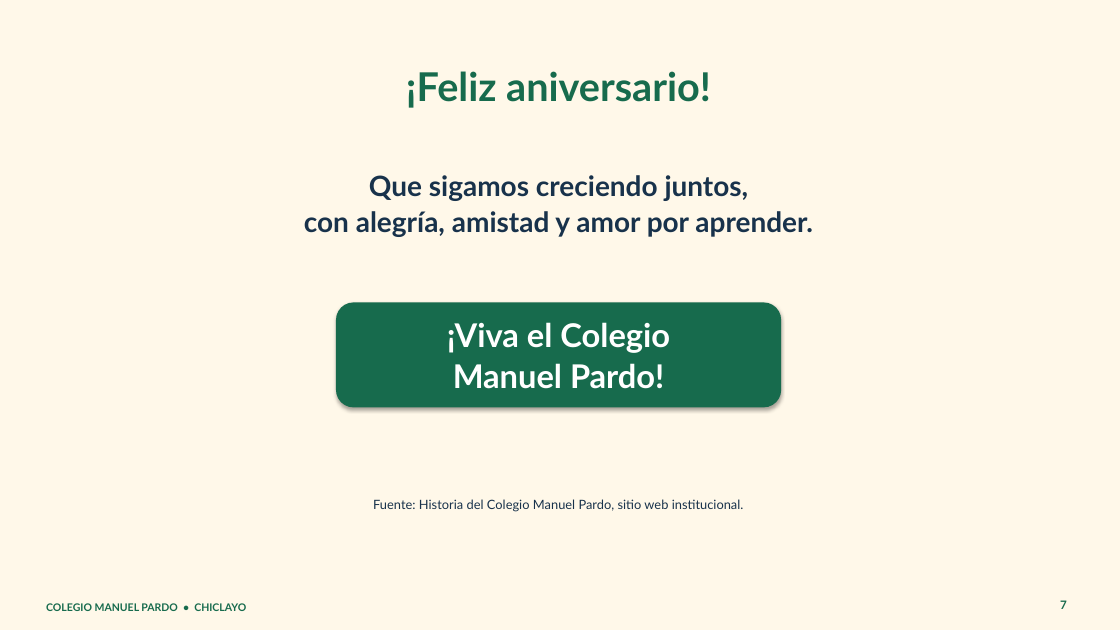
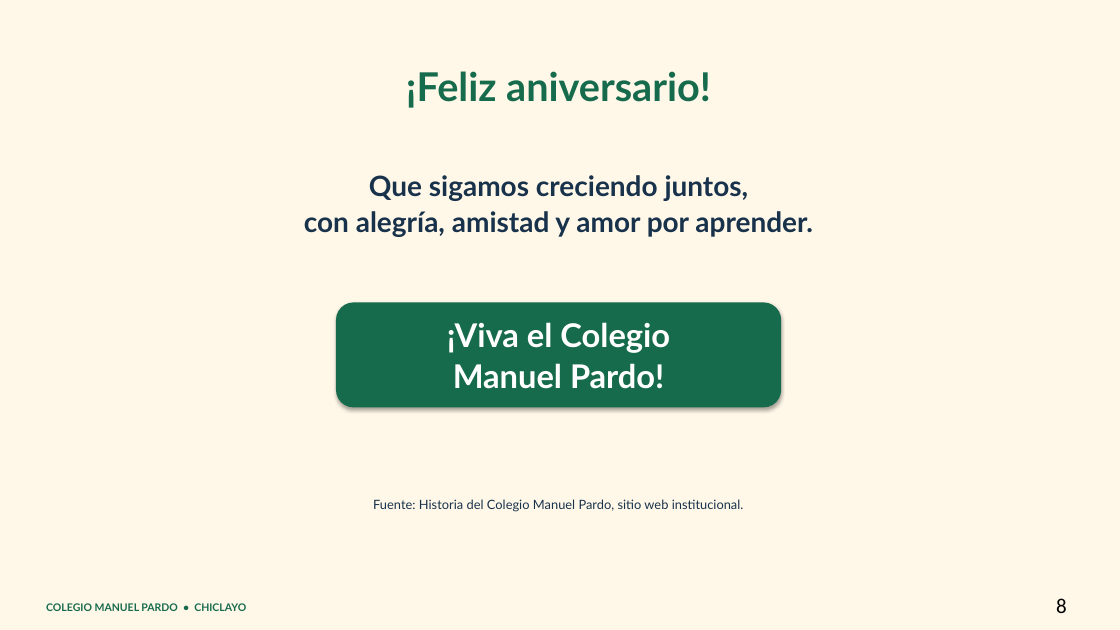
Before and after one commit to jdiazvil/ppt-aniversario-manuel-pardo, a slide deck: slide 8 of aniversario_colegio_manuel_pardo.pptx (slide 7 before the commit). Drawn at 1120x630 pixels with LibreOffice and Linux fonts; fonts in the diff are those of the drawing. Boxes give left, top, right and bottom in pixels: in the first picture for what was removed or moved away, otherwise in the second. Text is boxed around its words. In the diff, an @@ line names an element or a change of style, - is before the commit and + after.

```diff
--- a/aniversario_colegio_manuel_pardo.pptx
+++ b/aniversario_colegio_manuel_pardo.pptx
@@ text at (x1=1056, y1=598, x2=1067, y2=613): text changed; size 10 to 18 pt; font Lato to Calibri; text colour #176B4D to #000000; bold off @@
-7
+8
```
Also in this commit, not shown: 1 slide added.
